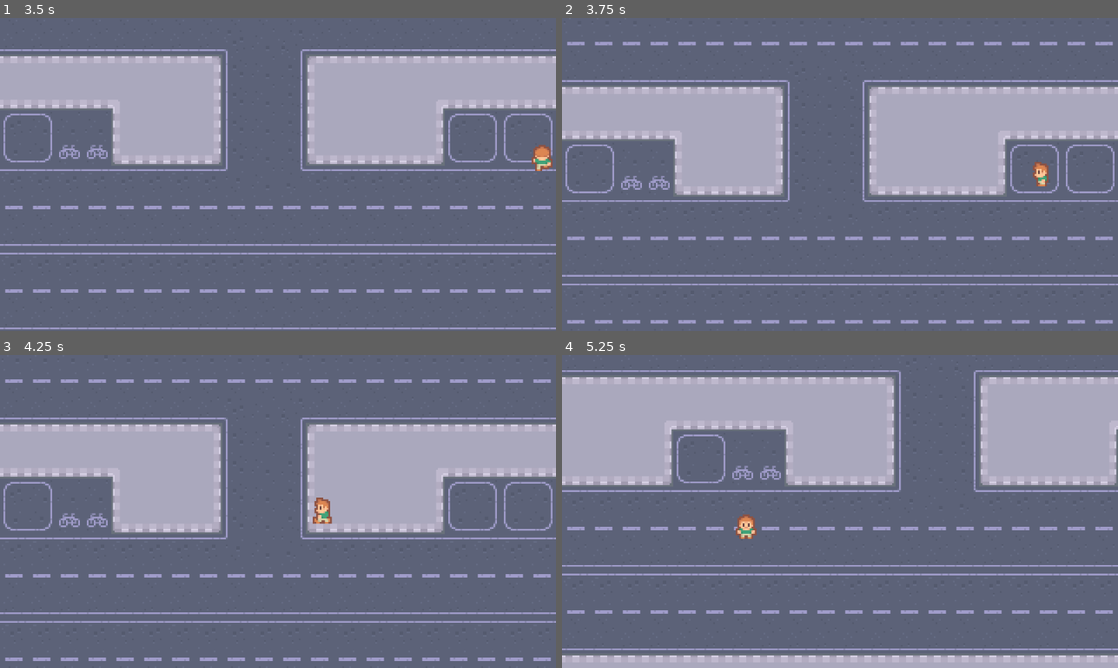
Above: before the commit, frames 1-4 (two rows, left to right).
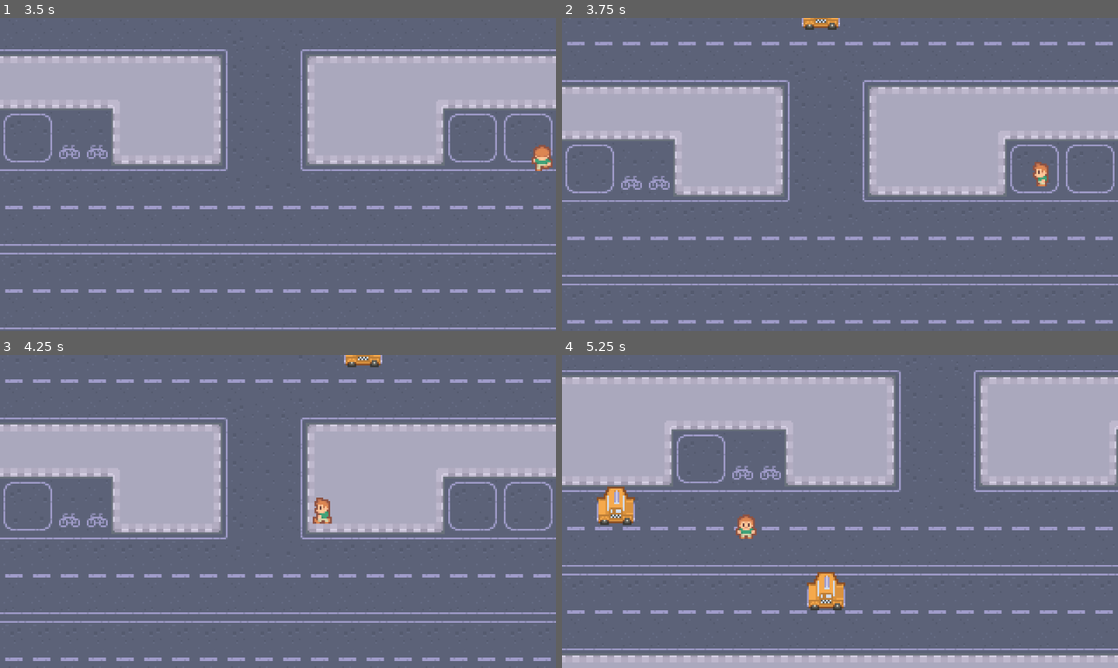
Above: after the commit, the same moments.

Repository: HaiqalAly/CrossingRoads
Game: Godot game, scene res://scenes/game.tscn
Two runs of this game, one before a commit and one after it. Both use one fixed random seed, a clock stepped at 60 frames per second and the inputs below.
Inputs:
- Up to frame 1 (3.5 s): tap Enter at 0.5 s; hold Right (right) 0.53-1.28 s; tap Space (s) every 0.75 s from 0.6 to 2.85 s; hold Down (down) 1.28-2.03 s; hold Right (right) 2.03-2.78 s; hold Up (up) from 2.78 s (still down)
- Up to frame 2 (3.75 s): release Up (up) at 3.53 s; hold Left (left) from 3.53 s (still down); tap Space (s) at 3.6 s
- Up to frame 3 (4.25 s): keep holding Left (left)
- Up to frame 4 (5.25 s): tap Space (s) at 4.35, 5.1 s; release Left (left) at 5.03 s; hold Down (down) from 5.03 s (still down)

Frame 1 is identical in both runs. In frame 2, 0.2% of the frame differs, in the area x 43-50%, y 0-4%; in frame 3, 0.2%; in frame 4, 1.4%, in the area x 6-51%, y 42-82%.

Commit message:
Adding car spawner
Adding car spawner using signal timer and marker

Diff:
--- /dev/null
+++ b/scenes/car.tscn
@@ -0,0 +1,21 @@
+[gd_scene load_steps=4 format=3 uid="uid://bcgyfu7okkq8r"]
+
+[ext_resource type="Texture2D" uid="uid://ded8huv3lr1a7" path="res://graphics/cars/yellow.png" id="1_c35m8"]
+[ext_resource type="Script" uid="uid://daos2xkx78vjl" path="res://script/car.gd" id="1_qt2eu"]
+
+[sub_resource type="RectangleShape2D" id="RectangleShape2D_qt2eu"]
+size = Vector2(20, 13)
+
+[node name="Car" type="Area2D"]
+script = ExtResource("1_qt2eu")
+
+[node name="Sprite2D" type="Sprite2D" parent="."]
+texture = ExtResource("1_c35m8")
+
+[node name="CollisionShape2D" type="CollisionShape2D" parent="."]
+position = Vector2(0, 2.5)
+shape = SubResource("RectangleShape2D_qt2eu")
+
+[node name="VisibleOnScreenNotifier2D" type="VisibleOnScreenNotifier2D" parent="."]
+
+[connection signal="screen_exited" from="VisibleOnScreenNotifier2D" to="." method="_on_visible_on_screen_notifier_2d_screen_exited"]
--- a/scenes/game.tscn
+++ b/scenes/game.tscn
@@ -1,9 +1,21 @@
-[gd_scene load_steps=7 format=3 uid="uid://cvwcvv5vn0pof"]
+[gd_scene load_steps=9 format=3 uid="uid://cvwcvv5vn0pof"]
 
 [ext_resource type="Script" uid="uid://cnhtc5860nj5h" path="res://script/game.gd" id="1_lbhrr"]
 [ext_resource type="Texture2D" uid="uid://doghmovcgeltw" path="res://graphics/map.png" id="1_uwrxv"]
 [ext_resource type="PackedScene" uid="uid://dt3mh4xhy6y7t" path="res://scenes/player.tscn" id="2_yqjtg"]
 [ext_resource type="PackedScene" uid="uid://dpkwbe3ayyqwo" path="res://scenes/tree.tscn" id="3_lnu2h"]
+
+[sub_resource type="GDScript" id="GDScript_lbhrr"]
+script/source = "extends Area2D
+
+
+
+func _on_body_entered(body: Node2D) -> void:
+	print(\"Area entered by: \", body.name)
+"
+
+[sub_resource type="RectangleShape2D" id="RectangleShape2D_p57ef"]
+size = Vector2(376, 88)
 
 [sub_resource type="RectangleShape2D" id="RectangleShape2D_lnu2h"]
 size = Vector2(8, 644)
@@ -14,37 +26,79 @@
 [node name="Game" type="Node2D"]
 script = ExtResource("1_lbhrr")
 
-[node name="Sprite2D" type="Sprite2D" parent="."]
+[node name="Map" type="Sprite2D" parent="."]
 texture = ExtResource("1_uwrxv")
 
-[node name="Player" parent="." instance=ExtResource("2_yqjtg")]
-position = Vector2(33, 67)
+[node name="Boundary" type="Node2D" parent="."]
 
-[node name="Decor" parent="." instance=ExtResource("3_lnu2h")]
-position = Vector2(12, 166)
+[node name="Area2D" type="Area2D" parent="Boundary"]
+position = Vector2(-177, -304)
+script = SubResource("GDScript_lbhrr")
 
-[node name="BoundaryWall" type="Node2D" parent="."]
+[node name="CollisionShape2D" type="CollisionShape2D" parent="Boundary/Area2D"]
+position = Vector2(178, 34)
+shape = SubResource("RectangleShape2D_p57ef")
+debug_color = Color(0.2509804, 1, 0.29411766, 0.69803923)
 
-[node name="Boundary" type="StaticBody2D" parent="BoundaryWall"]
+[node name="BoundaryWalls" type="StaticBody2D" parent="Boundary"]
 
-[node name="rightWall" type="CollisionShape2D" parent="BoundaryWall/Boundary"]
+[node name="rightWall" type="CollisionShape2D" parent="Boundary/BoundaryWalls"]
 position = Vector2(194, -2)
 shape = SubResource("RectangleShape2D_lnu2h")
 
-[node name="leftWall" type="CollisionShape2D" parent="BoundaryWall/Boundary"]
+[node name="leftWall" type="CollisionShape2D" parent="Boundary/BoundaryWalls"]
 position = Vector2(-192, -2)
 shape = SubResource("RectangleShape2D_lnu2h")
 
-[node name="upWall" type="CollisionShape2D" parent="BoundaryWall/Boundary"]
+[node name="upWall" type="CollisionShape2D" parent="Boundary/BoundaryWalls"]
 position = Vector2(0.5, -319)
 shape = SubResource("RectangleShape2D_lbhrr")
 
-[node name="downWall" type="CollisionShape2D" parent="BoundaryWall/Boundary"]
+[node name="downWall" type="CollisionShape2D" parent="Boundary/BoundaryWalls"]
 position = Vector2(-1, 319)
 shape = SubResource("RectangleShape2D_lbhrr")
 
-[node name="Timer" type="Timer" parent="."]
-wait_time = 4.0
+[node name="Timer" type="Node" parent="."]
+
+[node name="CarTimer" type="Timer" parent="Timer"]
 autostart = true
 
-[connection signal="timeout" from="Timer" to="." method="_on_timer_timeout"]
+[node name="Object" type="Node2D" parent="."]
+
+[node name="Player" parent="Object" instance=ExtResource("2_yqjtg")]
+position = Vector2(33, 67)
+
+[node name="Tree" parent="Object" instance=ExtResource("3_lnu2h")]
+position = Vector2(12, 166)
+
+[node name="CarStartPosition" type="Node2D" parent="."]
+
+[node name="Marker2D" type="Marker2D" parent="CarStartPosition"]
+position = Vector2(197, 159)
+
+[node name="Marker2D2" type="Marker2D" parent="CarStartPosition"]
+position = Vector2(-190, 140)
+
+[node name="Marker2D3" type="Marker2D" parent="CarStartPosition"]
+position = Vector2(195, 112)
+
+[node name="Marker2D4" type="Marker2D" parent="CarStartPosition"]
+position = Vector2(-191, 91)
+
+[node name="Marker2D5" type="Marker2D" parent="CarStartPosition"]
+position = Vector2(194, 1)
+
+[node name="Marker2D6" type="Marker2D" parent="CarStartPosition"]
+position = Vector2(-189, -27)
+
+[node name="Marker2D7" type="Marker2D" parent="CarStartPosition"]
+position = Vector2(195, -57)
+
+[node name="Marker2D8" type="Marker2D" parent="CarStartPosition"]
+position = Vector2(-192, -95)
+
+[node name="Marker2D9" type="Marker2D" parent="CarStartPosition"]
+position = Vector2(194, -118)
+
+[connection signal="body_entered" from="Boundary/Area2D" to="." method="_on_area_2d_body_entered"]
+[connection signal="timeout" from="Timer/CarTimer" to="." method="_on_car_timer_timeout"]
--- /dev/null
+++ b/script/car.gd
@@ -0,0 +1,15 @@
+extends Area2D
+
+var direction = Vector2.LEFT
+var speed = 2
+
+func _ready() -> void:
+	if position.x < 0:
+		direction.x = 1
+		$Sprite2D.flip_h = true
+
+func _process(_delta: float) -> void:
+	position += direction * speed
+
+func _on_visible_on_screen_notifier_2d_screen_exited() -> void:
+	queue_free()
--- a/script/game.gd
+++ b/script/game.gd
@@ -1,5 +1,13 @@
 extends Node2D
 
+var car_scene: PackedScene = preload("res://scenes/car.tscn")
 
-func _on_timer_timeout() -> void:
-	print('Timer ready')
+func _on_area_2d_body_entered(body: Node2D) -> void:
+	print("Area entered by: ", body.name)
+
+
+func _on_car_timer_timeout() -> void:
+	var car = car_scene.instantiate() as Area2D
+	var pos_marker = $CarStartPosition.get_children().pick_random()
+	car.position = pos_marker.position
+	$Object.add_child(car)
Not shown, added: script/car.gd.uid
